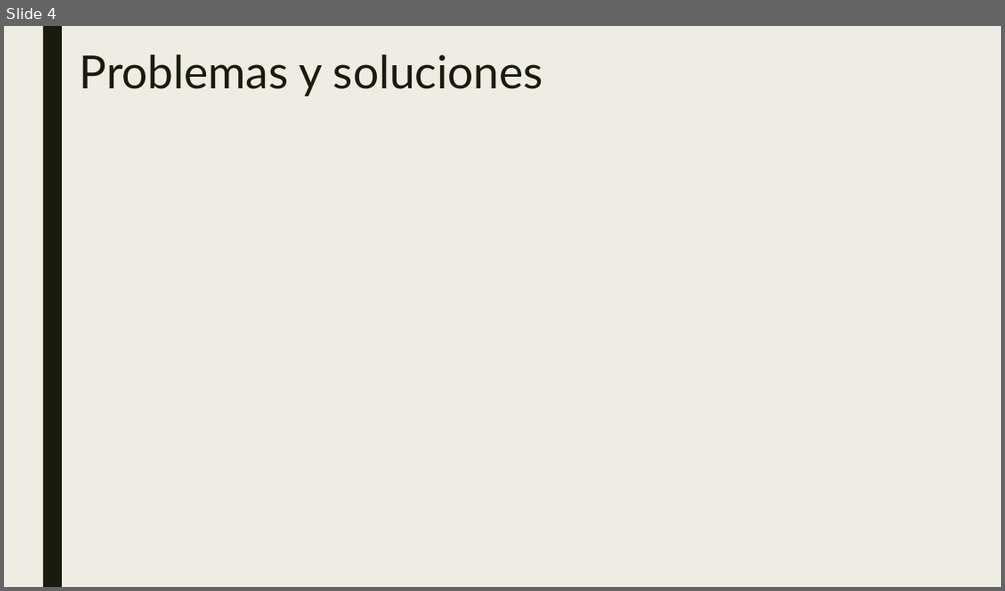
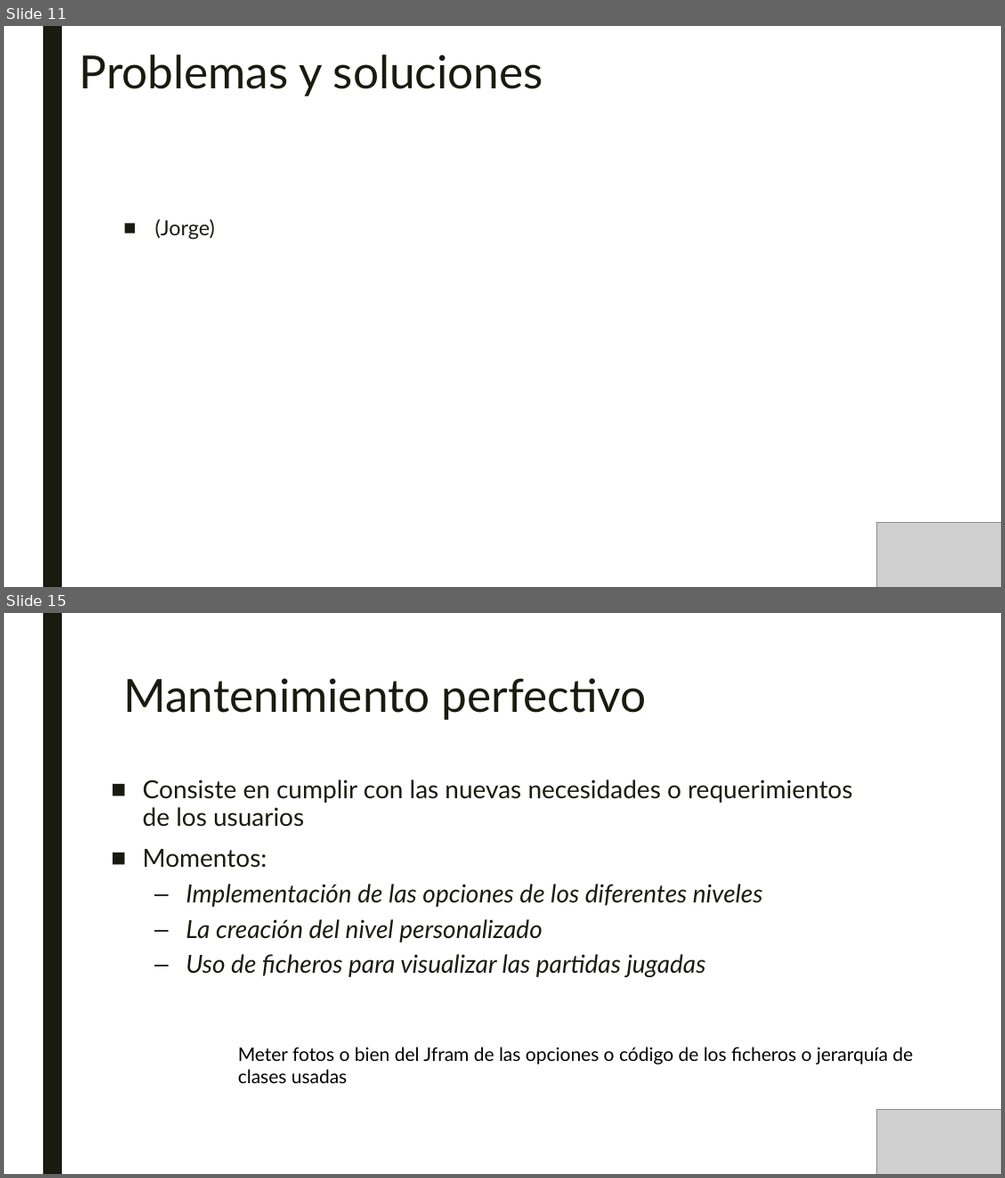
Before and after one commit to SombraJ/practicaAIS, a slide deck: Gestión de un proyecto Software.pptx. Shown one above the other, each under a label of ours: slide 4 before the commit, slides 11 and 15 after it; the slides between them are not shown. The pictures are 1005x591 and 1005x1178 pixels, drawn with LibreOffice and Linux fonts; fonts in the diff are those of the drawing; grey boxes stand for pictures. Boxes give left, top, right and bottom in pixels: in the first picture for what was removed or moved away, otherwise in the second. Text is boxed around its words. In the diff, an @@ line names an element or a change of style, - is before the commit and + after.

```diff
--- a/Gestión de un proyecto Software.pptx
+++ b/Gestión de un proyecto Software.pptx
@@ slide 15 added at (4,613,1001,1174), background #FFFFFF; not listed: 1 template element that a slide beside it also shows @@
@@ title added at (123,678,647,720), 44 pt, text #191B0E @@
+Mantenimiento perfectivo
@@ text added at (143,779,852,977), 24 pt, text #191B0E, italic @@
+■ Consiste en cumplir con las nuevas necesidades o requerimientos de los usuarios
+■ Momentos:
+  – Implementación de las opciones de los diferentes niveles
+  – La creación del nivel personalizado
+  – Uso de ficheros para visualizar las partidas jugadas
@@ text added at (238,1046,913,1083), 18 pt, text #000000 @@
+Meter fotos o bien del Jfram de las opciones o código de los ficheros o jerarquía de clases usadas
@@ picture added at (877,1110,1001,1174) @@
@@ what was slide 4 is now slide 11 @@
@@ slide 11 changed as well @@
@@ background #EFEDE3 to #FFFFFF @@
@@ text added at (155,219,215,240), 20 pt, text #191B0E @@
+■ (Jorge)
@@ picture added at (877,523,1001,587) @@
```
Also in this commit, not shown: 3 other slides changed, 11 other slides added, 1 slide removed.
